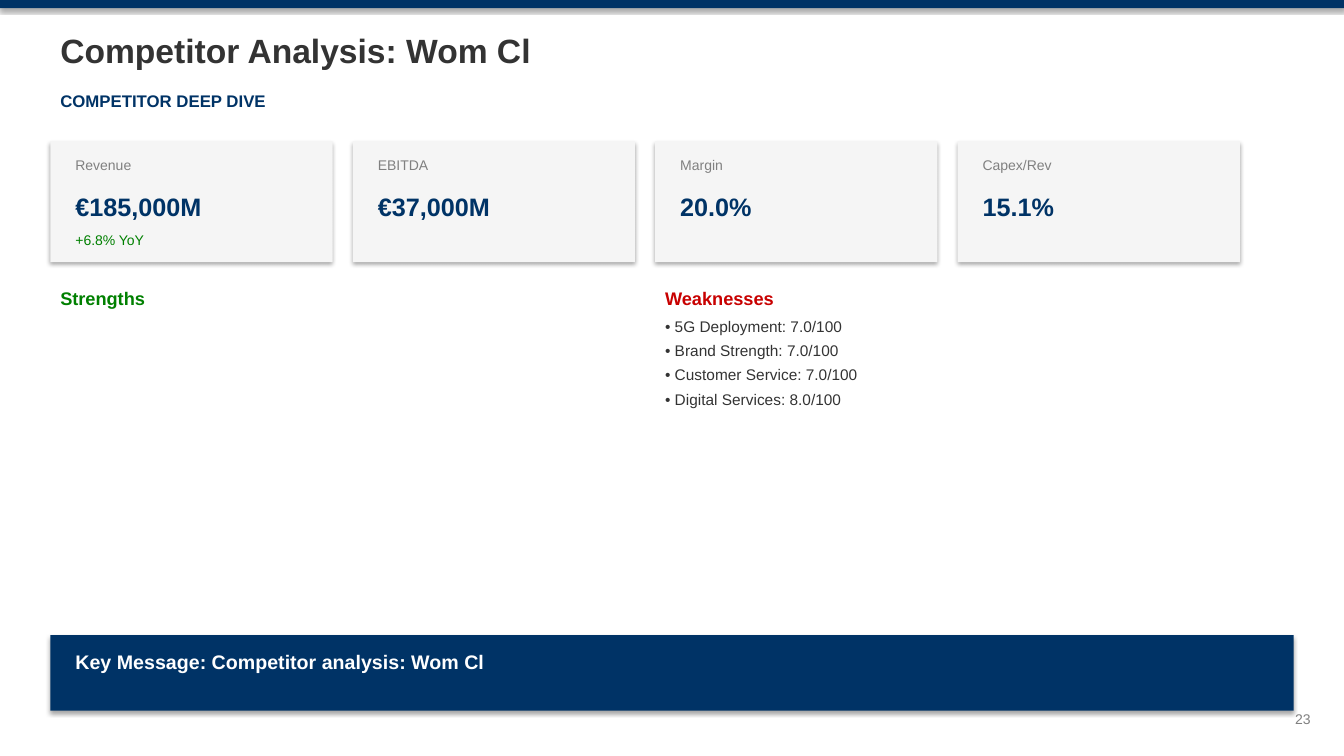
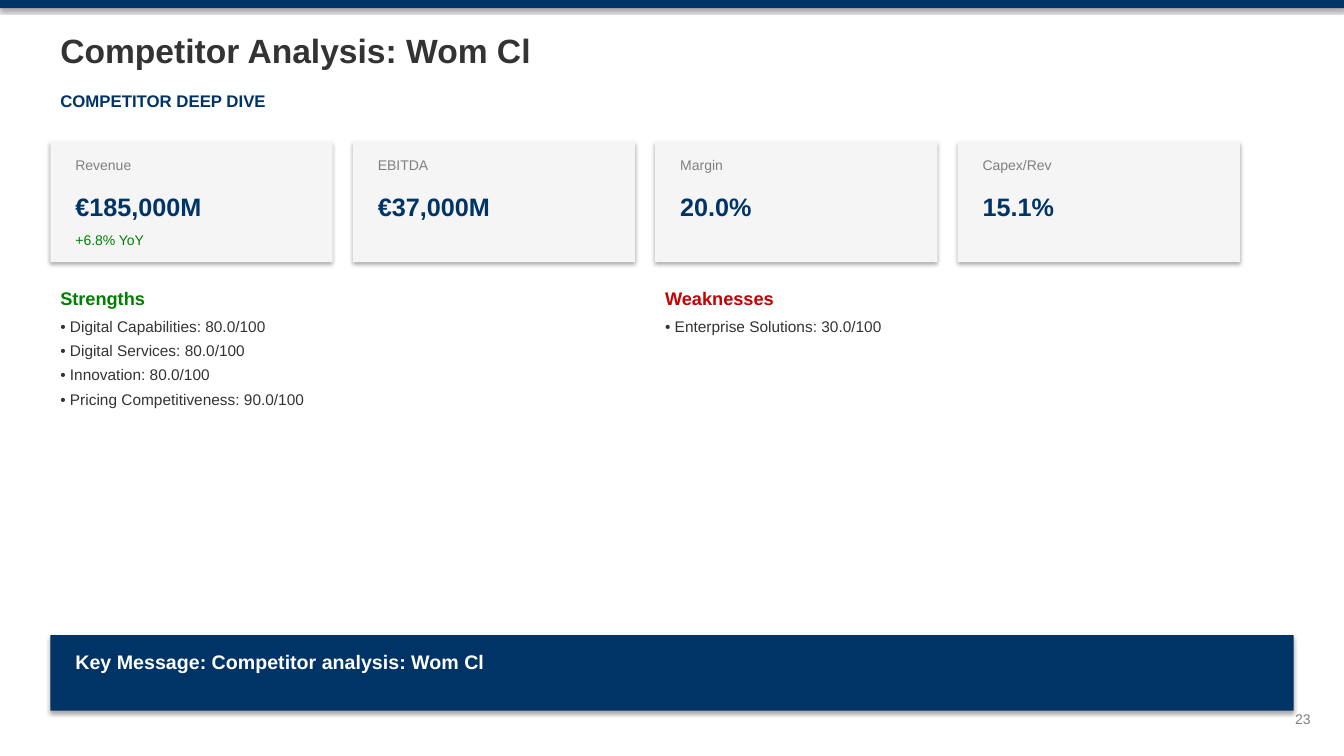
Before and after one commit to mypinseeker/BLM-Financial-Report-Analysis, a slide deck: slide 23 of reports/chile/entel_cl/CQ4_2025/blm_entel_cl_analysis_cq4_2025.pptx. Drawn at 1344x756 pixels with LibreOffice and Linux fonts; fonts in the diff are those of the drawing. Boxes give left, top, right and bottom in pixels: in the first picture for what was removed or moved away, otherwise in the second. Text is boxed around its words. In the diff, an @@ line names an element or a change of style, - is before the commit and + after.

```diff
--- a/reports/chile/entel_cl/CQ4_2025/blm_entel_cl_analysis_cq4_2025.pptx
+++ b/reports/chile/entel_cl/CQ4_2025/blm_entel_cl_analysis_cq4_2025.pptx
@@ text added at <box>70,321,304,408</box>, 11 pt, text #333333 @@
+• Digital Capabilities: 80.0/100
+• Digital Services: 80.0/100
+• Innovation: 80.0/100
+• Pricing Competitiveness: 90.0/100
@@ text at <box>675,321,881,335</box>: text changed @@
-• 5G Deployment: 7.0/100
-• Brand Strength: 7.0/100
-• Customer Service: 7.0/100
-• Digital Services: 8.0/100
+• Enterprise Solutions: 30.0/100
```
Also in this commit, not shown: 8 other slides changed, 9 other files.
